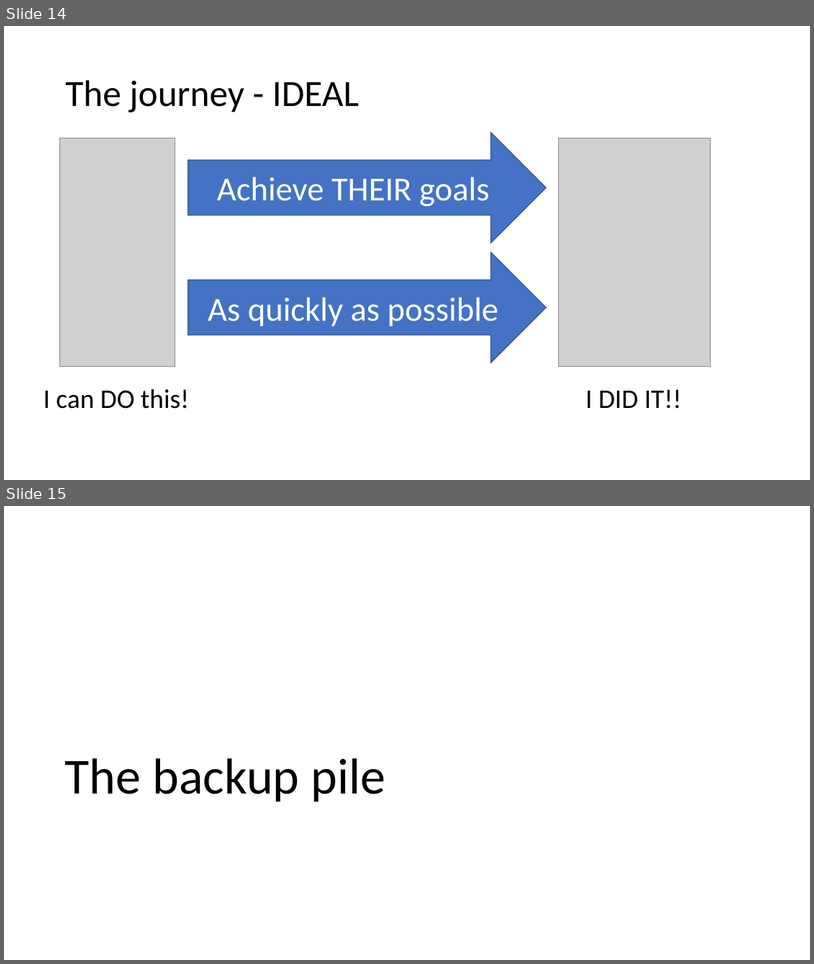
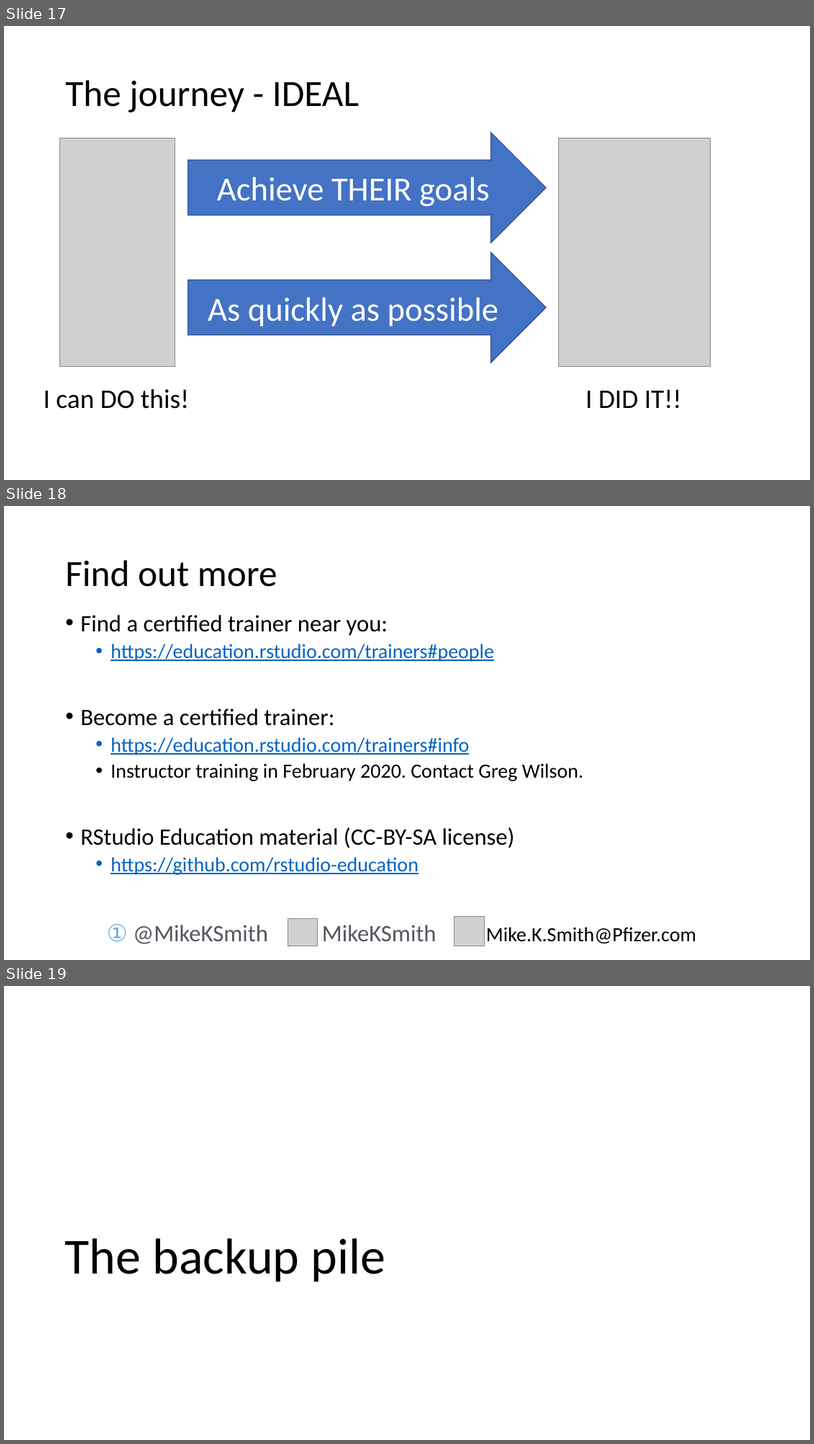
Before and after one commit to MikeKSmith/RStudioConf2020, a slide deck: Learn to teach_MikeKSmith.pptx. Shown one above the other, each under a label of ours: slides 14 and 15 before the commit, slides 17, 18 and 19 after it. The pictures are 814x964 and 814x1444 pixels, drawn with LibreOffice and Linux fonts; fonts in the diff are those of the drawing; grey boxes stand for pictures. Boxes give left, top, right and bottom in pixels: in the first picture for what was removed or moved away, otherwise in the second. Text is boxed around its words. In the diff, an @@ line names an element or a change of style, - is before the commit and + after.

```diff
--- a/Learn to teach_MikeKSmith.pptx
+++ b/Learn to teach_MikeKSmith.pptx
@@ slide 18 added at (x1=4, y1=506, x2=810, y2=960), background #FFFFFF @@
@@ title added at (x1=65, y1=560, x2=278, y2=587), 44 pt, text #000000 @@
+Find out more
@@ text added at (x1=80, y1=615, x2=584, y2=875), 24 pt, text #000000 @@
+• Find a certified trainer near you:
+  • https://education.rstudio.com/trainers#people
+• Become a certified trainer:
+  • https://education.rstudio.com/trainers#info
+  • Instructor training in February 2020. Contact Greg Wilson.
+• RStudio Education material (CC-BY-SA license)
+  • https://github.com/rstudio-education
@@ group added at (x1=107, y1=916, x2=697, y2=946): 3 texts, 2 pictures @@
+① @MikeKSmith
+MikeKSmith
+Mike.K.Smith@Pfizer.com
@@ what was slide 14 is now slide 17 @@
@@ what was slide 15 is now slide 19 @@
```
Also in this commit, not shown: 8 slides changed, 4 other slides added, 1 slide removed.
